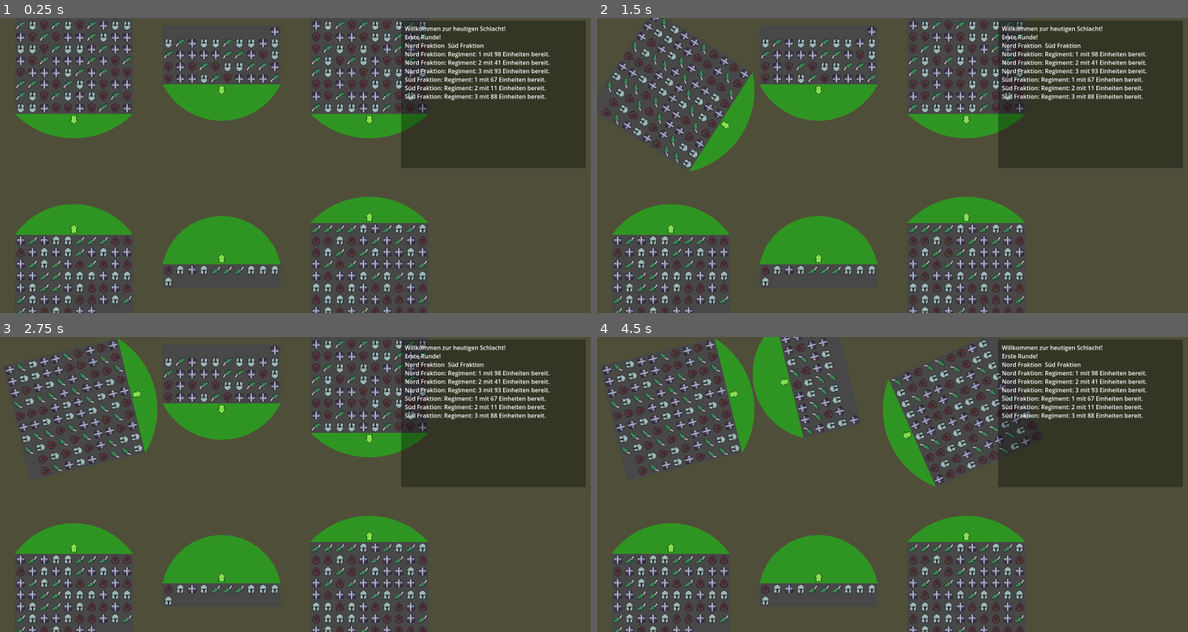
Above: before the commit, frames 1-4 (two rows, left to right).
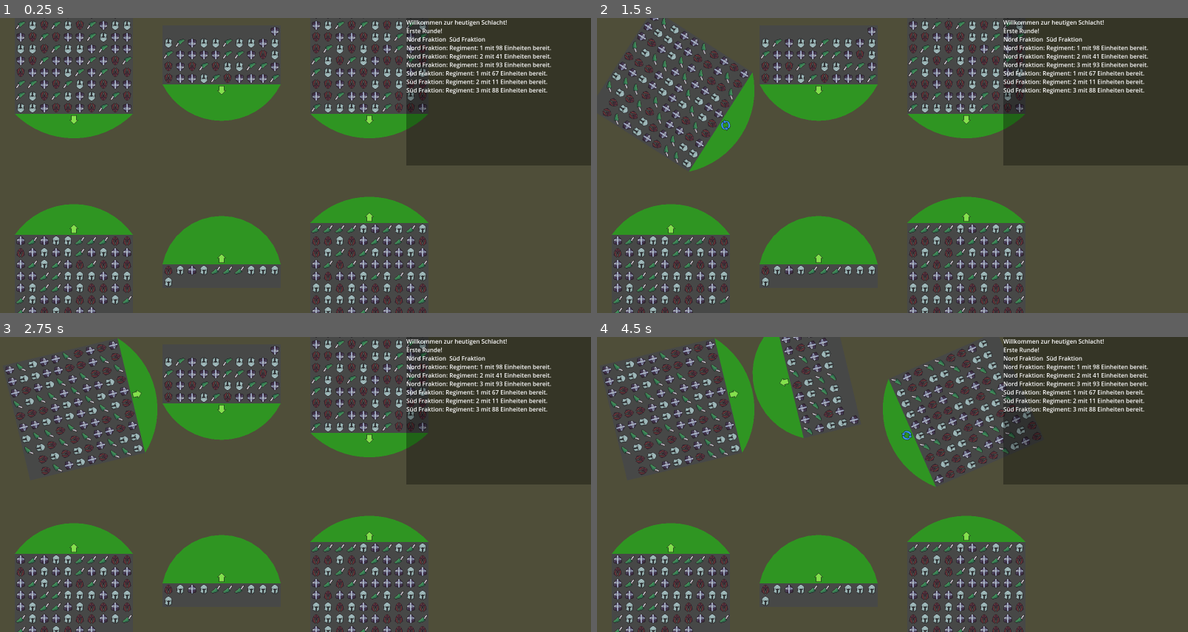
Above: after the commit, the same moments.

Repository: cjanta/RectsGodot
Game: Godot game, scene res://root.tscn
Two runs of this game, one before a commit and one after it. Both use one fixed random seed, a clock stepped at 60 frames per second and the inputs below.
Inputs (mouse positions are in pixels of both pictures, inside the frame that each line leads up to):
- Up to frame 1 (0.25 s): no input
- Up to frame 2 (1.5 s): tap Enter at 0.5 s; drag from (667, 53) to (821, 88) at 0.52 s; tap Space (Spacebar) at 1.25 s; drag from (667, 153) to (821, 53) at 1.27 s
- Up to frame 3 (2.75 s): tap Enter at 2 s; tap Space (Spacebar) at 2.1 s; click (224, 372) at 2.17 s
- Up to frame 4 (4.5 s): tap Space (Spacebar) at 2.75, 4.25 s; drag from (821, 407) to (667, 407) at 2.77 s; tap Enter at 3.5 s; drag from (963, 372) to (667, 407) at 3.52 s; drag from (963, 475) to (667, 407) at 4.27 s

The runs differ from the first frame. In frame 1, 4.0% of the frame differs, in the area x 67-100%, y 0-51%; in frame 2, 4.0%, in the area x 20-100%, y 0-51%; in frame 3, 4.0%; in frame 4, 4.0%.

Commit message:
freitag cleanup, mouse over rotation

Diff:
--- a/Faction.gd
+++ b/Faction.gd
@@ -8,6 +8,7 @@
 @onready var regiments_preload = preload("res://faction_regiment_scene.tscn")
 var session : Game_Session
 var sum_regiments = 0
+
 
 func _ready():
 	session = find_parent("Game_Session")
--- a/Faction_Regiment.gd
+++ b/Faction_Regiment.gd
@@ -1,20 +1,18 @@
 class_name Faction_Regiment
 extends Node2D
-
-var session : Game_Session
-var faction : Faction
-var regiment_name : String = ""
-
-var faction_unit_preload = preload("res://faction_unit.tscn")
-var is_runntime_ini = true
 
 @export var faction_units : Array[Faction_Unit] = []
 @export var setup_facing_dir : Vector2 = Vector2.ZERO
 @export var setup_pos : Vector2 = Vector2.ZERO
 
-@onready var hitbox_regiment_bounds = $hitbox_regiment_bounds
-@onready var bounds_sprite = $bounds_sprite
-@onready var hitbox_rotation : Regiment_rotation = $hitbox_rotation
+var session : Game_Session
+var faction : Faction
+var faction_unit_preload
+var is_runntime_ini = true
+
+var regiment_name : String = ""
+
+signal update_visuals(current_bounds_extends)
 
 var shape_extends_total = Vector2.ZERO # full width and height
 var current_bounds_extends = Vector2.ZERO #ready to shape, halfed
@@ -25,6 +23,7 @@
 
 
 func _ready():
+	faction_unit_preload = load("res://faction_unit.tscn")
 	session = find_parent("Game_Session")
 	faction = get_parent()
 
@@ -55,9 +54,7 @@
 
 func runntime_ini():
 	update_relatives()
-	hitbox_regiment_bounds.update_extends(current_bounds_extends)
-	bounds_sprite.update_scale(current_bounds_extends)
-	hitbox_rotation.update_position(current_bounds_extends)
+	update_visuals.emit(current_bounds_extends)
 	position += setup_pos
 	var offset = Vector2(unit_pixel_size/2, unit_pixel_size/2)
 	for n in regiment_unit_size.x:
--- a/Faction_Unit.gd
+++ b/Faction_Unit.gd
@@ -13,6 +13,5 @@
 	var int3 = randi_range(0,3)
 	unit_ident.setup("Soldat", Vector2(int3,7 ) )
 
-
 func guilog(text : String):
 	session.gui.log(text)
--- a/Game_Session.gd
+++ b/Game_Session.gd
@@ -1,10 +1,9 @@
 class_name Game_Session
 extends Node2D
 
+@export var gui : GUI_Log
+@onready var factions : Factions = $Factions as Factions
 var is_runtime_ini = true;
-@onready var factions : Factions = $Factions as Factions
-@export var gui : GUI_Log
-
 var session_counter = 1
 
 func _ready():
--- a/faction_icon.gd
+++ b/faction_icon.gd
@@ -1,5 +1,4 @@
 extends Sprite2D
-
 
 var initial_size
 var regiment
@@ -18,3 +17,6 @@
 func _process(delta):
 	if scale != new_scale:
 		scale = new_scale
+
+func _on_faction_regiment_scene_update_visuals(current_bounds_extends):
+	update_scale(current_bounds_extends)
--- a/faction_regiment_scene.tscn
+++ b/faction_regiment_scene.tscn
@@ -23,4 +23,8 @@
 [node name="hitbox_arcs" parent="." instance=ExtResource("6_eui2j")]
 collision_layer = 4
 
+[connection signal="update_visuals" from="." to="hitbox_regiment_bounds" method="_on_faction_regiment_scene_update_visuals"]
+[connection signal="update_visuals" from="." to="hitbox_rotation" method="_on_faction_regiment_scene_update_visuals"]
+[connection signal="update_visuals" from="." to="bounds_sprite" method="_on_faction_regiment_scene_update_visuals"]
+[connection signal="update_visuals" from="." to="hitbox_arcs" method="_on_faction_regiment_scene_update_visuals"]
 [connection signal="input_event" from="hitbox_regiment_bounds" to="." method="_on_hitbox_regiment_bounds_input_event"]
--- a/hitbox_arcs.gd
+++ b/hitbox_arcs.gd
@@ -1,10 +1,12 @@
 extends Area2D
 
+@onready var coll_shape :CollisionPolygon2D = $CollisionPolygon2D
 var is_runtime_ini = true
 var regiment : Faction_Regiment
-
-@onready var coll_shape :CollisionPolygon2D = $CollisionPolygon2D
-
+const RED = Color(1.0, 0, 0, 0.4)
+const GREEN = Color(0, 1.0, 0, 0.4)
+var draw_color = GREEN
+var packed_front_arc :PackedVector2Array
 
 func _ready():
 	regiment = get_parent()
@@ -17,21 +19,18 @@
 func check_runtime_ini():
 	if is_runtime_ini:
 		is_runtime_ini = false;
-		coll_shape.polygon = get_front_arc()
+		packed_front_arc = get_front_arc_points()
+		coll_shape.polygon = packed_front_arc
 
-
-const RED = Color(1.0, 0, 0, 0.4)
-const GREEN = Color(0, 1.0, 0, 0.4)
-var draw_color = GREEN
 
 func _draw():
 	draw_front_arc()
 
 func draw_front_arc():
-	var front_arc = get_front_arc()
-	draw_polygon(front_arc, PackedColorArray([draw_color]))
+	if not is_runtime_ini:
+		draw_polygon(packed_front_arc, PackedColorArray([draw_color]))
 
-func get_front_arc():
+func get_front_arc_points():
 	var size = regiment.get_current_bounds_extends() as Vector2
 	var angle = -90
 	var center = Vector2.ZERO
@@ -50,12 +49,14 @@
 		points_arc.push_back(center + Vector2( cos( deg_to_rad(angle_point) ), sin( deg_to_rad(angle_point) ) ) * radius)
 	return points_arc
 
-
 func _on_area_shape_entered(area_rid, area, area_shape_index, local_shape_index):
 	if area.get_parent() != regiment:
 		draw_color = RED
 
-
 func _on_area_shape_exited(area_rid, area, area_shape_index, local_shape_index):
 	if area.get_parent() != regiment:
 		draw_color = GREEN
+
+func _on_faction_regiment_scene_update_visuals(current_bounds_extends):
+	packed_front_arc = get_front_arc_points()
+	coll_shape.polygon = packed_front_arc
--- a/hitbox_regiment_bounds.gd
+++ b/hitbox_regiment_bounds.gd
@@ -50,3 +50,7 @@
 	if Input.is_action_just_pressed("left_click"):
 		has_selected_movement = true
 		selected_Mouse_Position = get_global_mouse_position()
+
+
+func _on_faction_regiment_scene_update_visuals(current_bounds_extends):
+	update_extends(current_bounds_extends)
--- a/hitbox_rotation.gd
+++ b/hitbox_rotation.gd
@@ -4,8 +4,15 @@
 var has_selected_rotation = false
 var selected_Mouse_Position
 var regiment : Faction_Regiment
+var icon_sprite : Sprite2D
+var icon_tex_north
+var icon_tex_rotate
 
 func _ready():
+	icon_sprite = $rotation_circle/icon
+	icon_tex_north = load("res://grfx/icon_PointNorth32.png")
+	icon_tex_rotate = load("res://grfx/icon_Rotate32.png")
+	icon_sprite.texture = icon_tex_north
 	regiment = get_parent()
 	selected_Mouse_Position = get_global_mouse_position()
 
@@ -17,6 +24,7 @@
 func check_endof_drag():
 	if has_selected_rotation:
 		has_selected_rotation = false
+		icon_sprite.texture = icon_tex_north
 
 func _physics_process(delta):
 	if has_selected_rotation:
@@ -39,9 +47,17 @@
 	var y_offset = current_Bounds_extend.y + regiment.unit_pixel_size / 2.0
 	position += Vector2(0,-y_offset )
 
-
-
 func _on_input_event(viewport, event, shape_idx):
 	if Input.is_action_just_pressed("left_click"):
 		has_selected_rotation = true
 		selected_Mouse_Position = get_global_mouse_position()
+
+func _on_faction_regiment_scene_update_visuals(current_bounds_extends):
+	update_position(current_bounds_extends)
+
+func _on_mouse_entered():
+	icon_sprite.texture = icon_tex_rotate
+
+func _on_mouse_exited():
+	if not has_selected_rotation:
+		icon_sprite.texture = icon_tex_north
--- a/hitbox_rotation.tscn
+++ b/hitbox_rotation.tscn
@@ -16,3 +16,5 @@
 texture = ExtResource("1_gq3mc")
 
 [connection signal="input_event" from="." to="." method="_on_input_event"]
+[connection signal="mouse_entered" from="." to="." method="_on_mouse_entered"]
+[connection signal="mouse_exited" from="." to="." method="_on_mouse_exited"]
--- a/root.tscn
+++ b/root.tscn
@@ -15,21 +15,24 @@
 script = ExtResource("1_b4ysd")
 
 [node name="ColorRect" type="ColorRect" parent="Game_Session/GUI_LOG"]
-offset_left = 1086.0
-offset_top = 7.0
-offset_right = 1586.0
-offset_bottom = 407.0
+anchors_preset = 1
+anchor_left = 1.0
+anchor_right = 1.0
+offset_left = -500.0
+offset_bottom = 400.0
+grow_horizontal = 0
 size_flags_horizontal = 3
 size_flags_vertical = 3
 mouse_filter = 2
 color = Color(0, 0, 0, 0.32549)
 
 [node name="RichTextLabel" type="RichTextLabel" parent="Game_Session/GUI_LOG/ColorRect"]
-layout_mode = 2
-offset_left = 10.0
-offset_top = 10.0
-offset_right = 491.0
-offset_bottom = 387.0
+layout_mode = 1
+anchors_preset = 15
+anchor_right = 1.0
+anchor_bottom = 1.0
+grow_horizontal = 2
+grow_vertical = 2
 mouse_filter = 2
 bbcode_enabled = true
 text = "Willkommen zur heutigen Schlacht!
